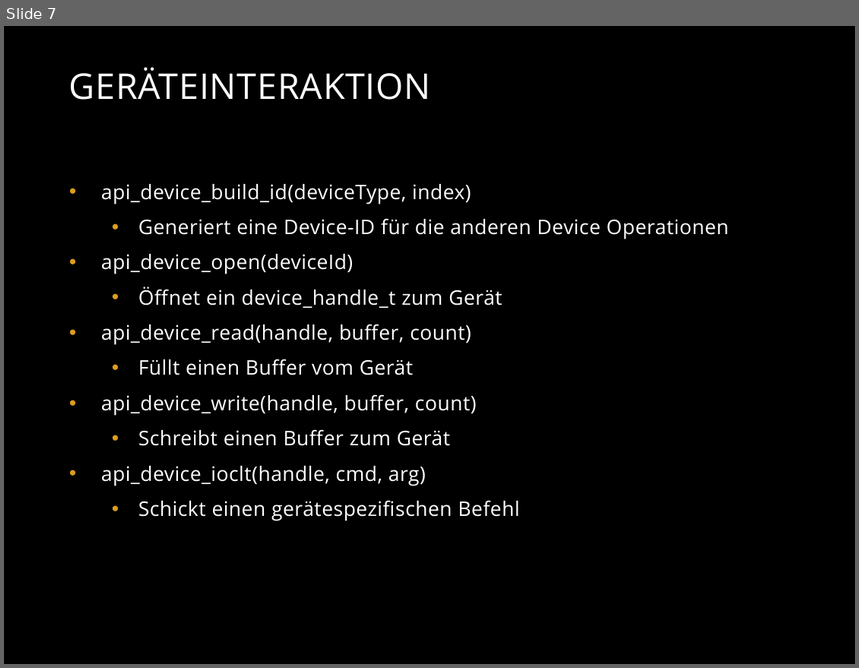
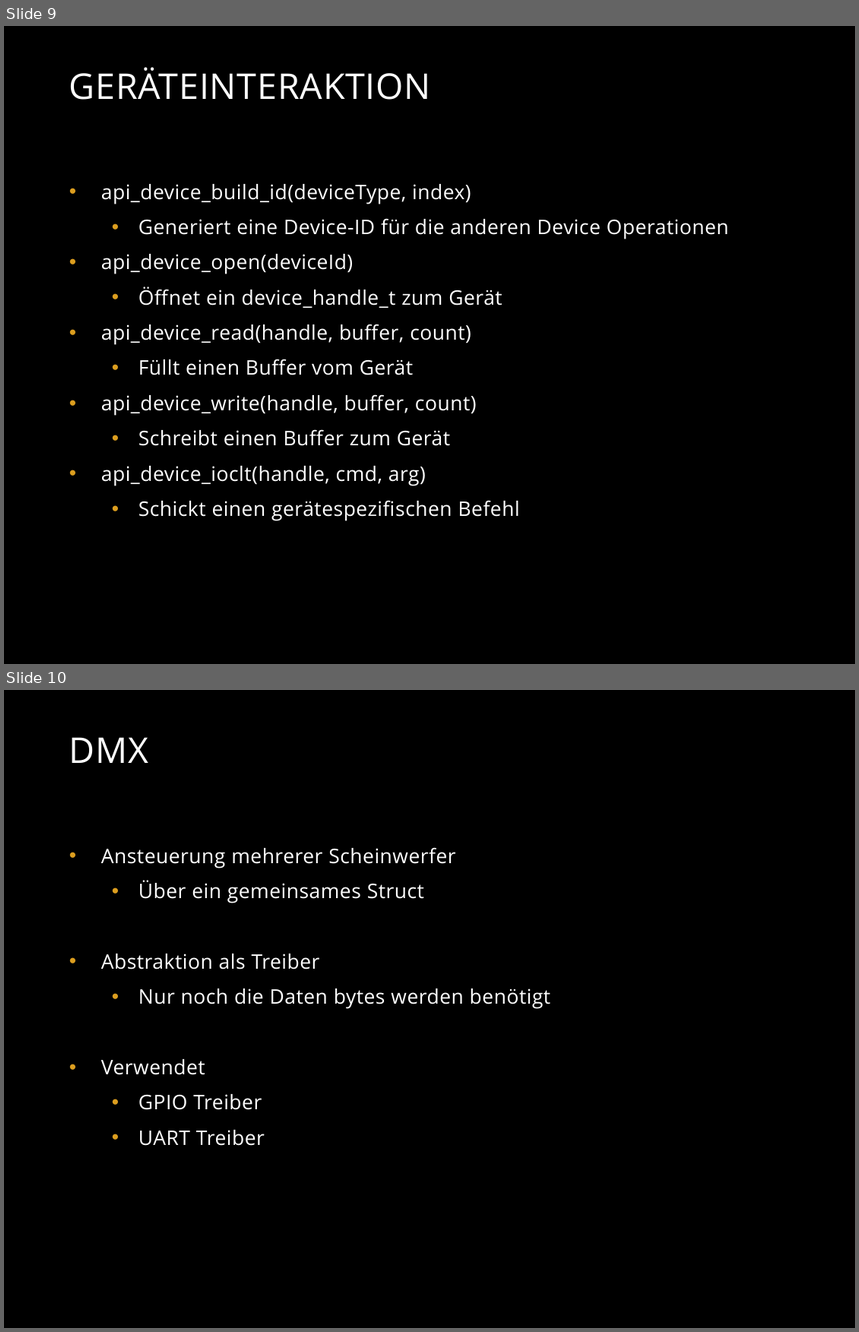
Before and after one commit to TeamOberland/OberlaenderOS, a slide deck: docs/Finalpresentation.pptx. Shown one above the other, each under a label of ours: slide 7 before the commit, slides 9 and 10 after it. The pictures are 859x668 and 859x1332 pixels, drawn with LibreOffice and Linux fonts; fonts in the diff are those of the drawing; background and template pictures are left out. Boxes give left, top, right and bottom in pixels: in the first picture for what was removed or moved away, otherwise in the second. Text is boxed around its words. In the diff, an @@ line names an element or a change of style, - is before the commit and + after.

```diff
--- a/docs/Finalpresentation.pptx
+++ b/docs/Finalpresentation.pptx
@@ slide 10 added at bbox=[4, 690, 855, 1328], background picture (left out) @@
@@ title added at bbox=[69, 737, 149, 763], 30 pt, text #FFFFFF @@
+DMX
@@ text added at bbox=[101, 847, 551, 1146], 17 pt, text #FFFFFF @@
+• Ansteuerung mehrerer Scheinwerfer
+  • Über ein gemeinsames Struct
+• Abstraktion als Treiber
+  • Nur noch die Daten bytes werden benötigt
+• Verwendet
+  • GPIO Treiber
+  • UART Treiber
@@ what was slide 7 is now slide 9 @@
```
Also in this commit, not shown: 3 slides changed, 2 other slides added, 24 other files.
